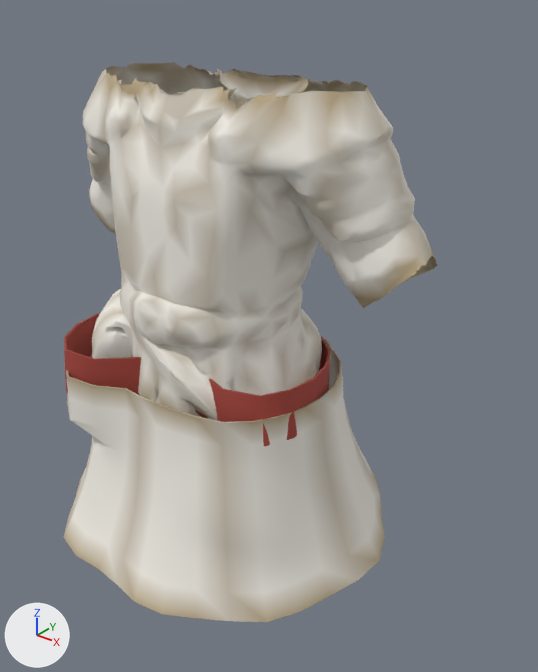
The glTF model assets_src/armor/aydor_0/cloth_a_chest.glb as it was, and as the next commit left it.
Rendered twice from a 50 mm lens placed at (0.89, -0.957, 1.677), pointed at (0.088, 0.046, 1.055). Arrows for +X, +Y and +Z are at lower left; the lights stay in place. The older version comes first. Vertices at exactly the same position are counted once.

Names of what the first picture shows: 'cloth_a_chest'.
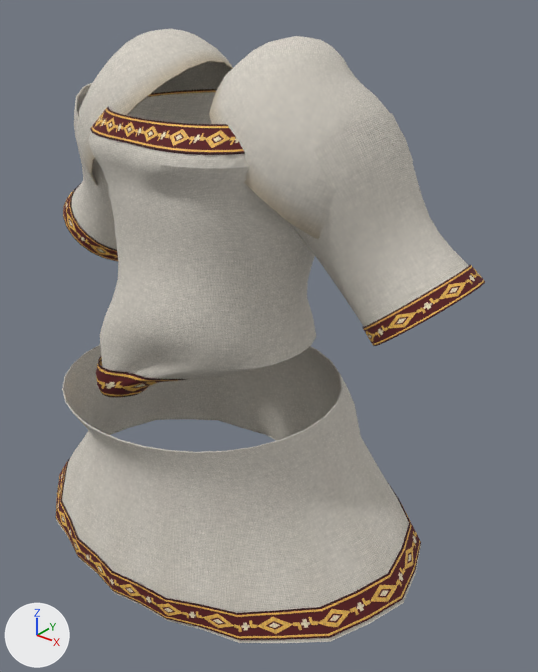
Edits to the bpy script that builds the scene:
```text
Add img_band_c_png:
    img_band_c_png = load_image('band_c.png', '../textures/band_c.png', 256, 128, 'sRGB')
Add img_band_orm_png:
    img_band_orm_png = load_image('band_orm.png', '../textures/band_orm.png', 256, 128, 'Non-Color')
Add img_band_n_png:
    img_band_n_png = load_image('band_n.png', '../textures/band_n.png', 256, 128, 'Non-Color')
Add img_cloth_c_png:
    img_cloth_c_png = load_image('cloth_c.png', '../textures/cloth_c.png', 256, 256, 'sRGB')
Add img_cloth_n_png:
    img_cloth_n_png = load_image('cloth_n.png', '../textures/cloth_n.png', 256, 256, 'Non-Color')
Add img_cloth_orm_png:
    img_cloth_orm_png = load_image('cloth_orm.png', '../textures/cloth_orm.png', 256, 256, 'Non-Color')
Change mat_cloth:
    remove # nodes: BsdfPrincipled, OutputMaterial, VertexColor
    nodes: BsdfPrincipled, Mix, NormalMap, OutputMaterial, SeparateColor, TexImage x3, VertexColor
    uses the picture img_cloth_c_png
    uses the picture img_cloth_n_png
    uses the picture img_cloth_orm_png
Add mat_band:
    mat_band = bpy.data.materials.new('band')
    # uses the picture img_band_c_png
    # uses the picture img_band_n_png
    # uses the picture img_band_orm_png
Change me_cloth_a_chest:
    used by ob_cloth_a_chest; location = (0.0, 0.0, 0.0)
    remove me_cloth_a_chest.from_pydata(...)  # 2273 vertices, 4064 faces; spans x -0.396..0.397, y -0.314..0.328, z 0.641..1.525
    add me_cloth_a_chest.from_pydata(...)  # 2882 vertices, 5176 faces; spans x -0.476..0.476, y -0.314..0.3, z 0.62..1.59
    me_cloth_a_chest part 1: the loose piece of 1781 vertices spanning x -0.396..0.397, y -0.196..0.181, z 0.965..1.525 is rebuilt with 760 vertices and now spans x -0.196..0.194, y -0.188..0.206, z 0.946..1.472
    me_cloth_a_chest part 2: the loose piece of 352 vertices spanning x -0.352..0.355, y -0.314..0.328, z 0.641..1.007 is rebuilt with 352 vertices and now spans x -0.438..0.438, y -0.312..0.297, z 0.62..0.967
    me_cloth_a_chest part 3: 140 vertices removed from x -0.271..0.249, y -0.232..0.124, z 0.956..1.048; 1610 vertices added at x -0.476..0.476, y -0.194..0.209, z 0.952..1.59
    me_cloth_a_chest part 4: 160 vertices added at x -0.436..0.436, y -0.314..0.3, z 0.628..0.676
    add me_cloth_a_chest.materials.append(mat_band)
```

What differs and where, as boxes (x1, y1, x2, y2) in the pictures (538 x 672 px):
'cloth_a_chest', surface changed, reshaped (15% wider, 10% taller)
    before: (64, 62, 437, 622)
    after: (55, 29, 485, 643)
part 1 of me_cloth_a_chest, rebuilt (35% narrower, 15% shorter)
    before: (83, 62, 437, 421)
    after: (88, 92, 316, 398)
part 2 of me_cloth_a_chest, rebuilt (14% wider)
    before: (64, 337, 385, 622)
    after: (56, 345, 421, 643)
part 3 of me_cloth_a_chest, built on
    before: (64, 313, 330, 446)
    after: (63, 29, 485, 397)
part 4 of me_cloth_a_chest, added
    after: (55, 457, 421, 640)
